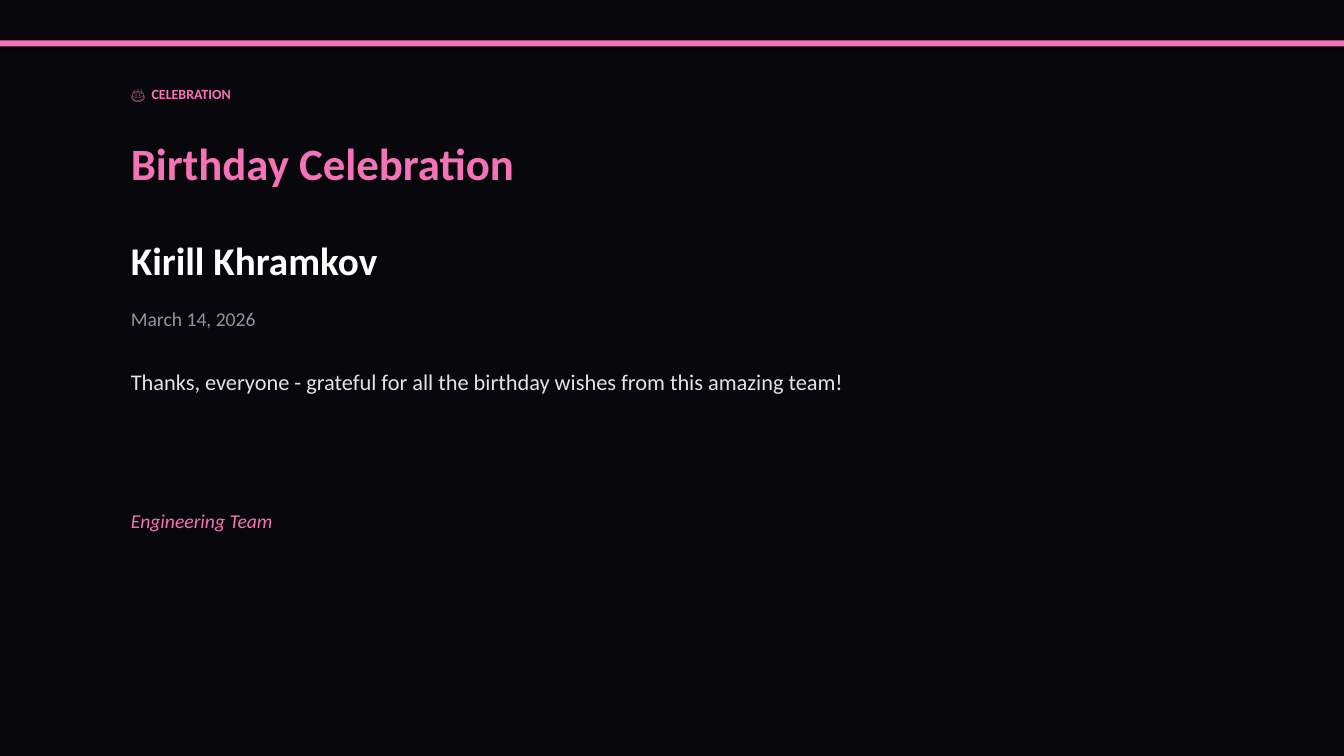
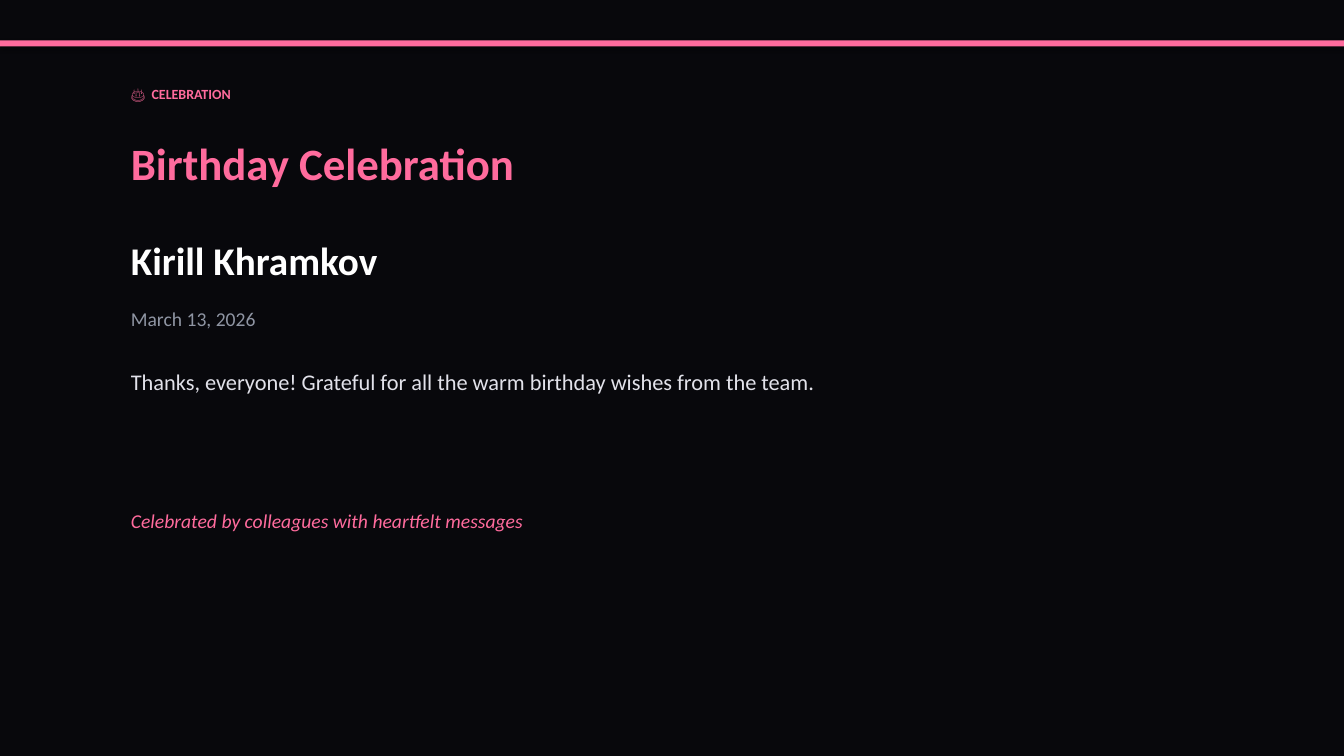
Before and after one commit to liliyagarifullina-maker/appodeal-pulse, a slide deck: slide 14 of data/archive/pulse_2026-03-14.pptx (slide 12 before the commit). Drawn at 1344x756 pixels with LibreOffice and Linux fonts; fonts in the diff are those of the drawing. Boxes give left, top, right and bottom in pixels: in the first picture for what was removed or moved away, otherwise in the second. Text is boxed around its words. In the diff, an @@ line names an element or a change of style, - is before the commit and + after.

```diff
--- a/data/archive/pulse_2026-03-14.pptx
+++ b/data/archive/pulse_2026-03-14.pptx
@@ rectangle at [0,40,1344,46]: fill #F472B6 to #FF6B9D @@
@@ text "🎂 CELEBRATION" at [152,90,231,99]: text colour #F472B6 to #FF6B9D @@
@@ text "Birthday Celebration" at [131,148,514,187]: text colour #F472B6 to #FF6B9D @@
@@ text at [131,312,256,328]: text changed @@
-March 14, 2026
+March 13, 2026
@@ text at [131,374,814,394]: text changed @@
-Thanks, everyone - grateful for all the birthday wishes from this amazing team!
+Thanks, everyone! Grateful for all the warm birthday wishes from the team.
@@ text at [131,514,522,532]: text changed; text colour #F472B6 to #FF6B9D @@
-Engineering Team
+Celebrated by colleagues with heartfelt messages
```
Also in this commit, not shown: 13 other slides changed, 3 slides added, 2 slides removed, 2 other files.
